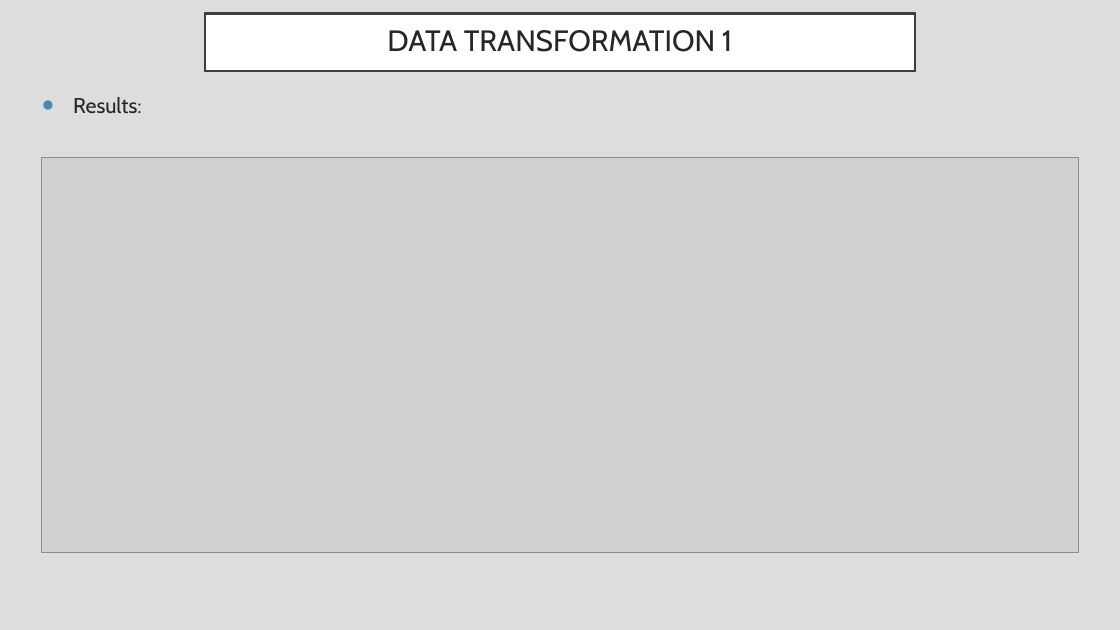
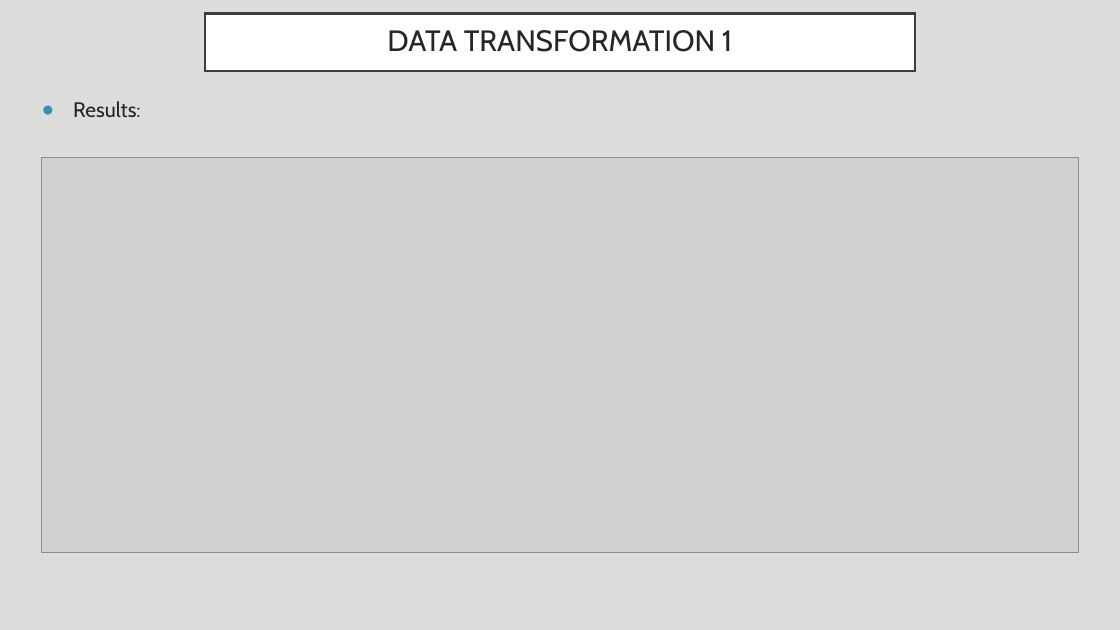
Before and after one commit to RealDreammaker/ProjectETL, a slide deck: slide 9 of ETL Process Presentation.pptx. Drawn at 1120x630 pixels with LibreOffice and Linux fonts; fonts in the diff are those of the drawing; grey boxes stand for pictures. Boxes give left, top, right and bottom in pixels: in the first picture for what was removed or moved away, otherwise in the second. Text is boxed around its words. In the diff, an @@ line names an element or a change of style, - is before the commit and + after.

```diff
--- a/ETL Process Presentation.pptx
+++ b/ETL Process Presentation.pptx
@@ text "Results:" at bbox=[73, 101, 141, 117]: size 18.2 to 18 pt; line spacing 0.8 to 1 @@
```
Also in this commit, not shown: 4 other slides changed, 1 other file.
